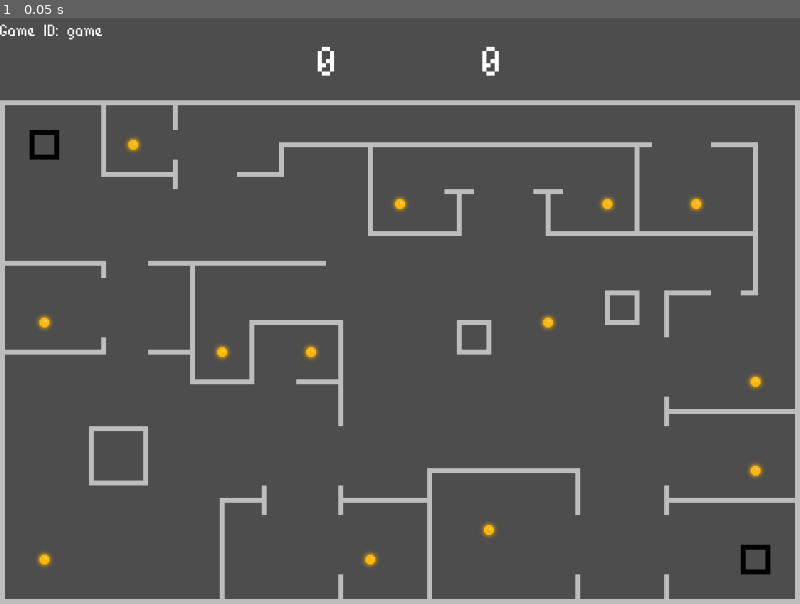
Above: before the commit, frame 1.
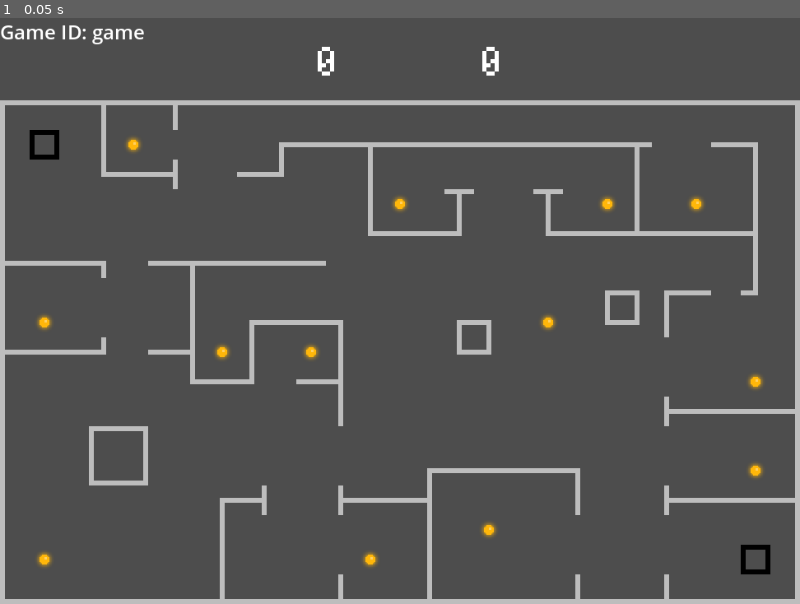
Above: after the commit, the same moment.

Repository: Kowagatte/TDClient
Game: Godot game, scene res://nodes/game.tscn
Same seed, same stepped clock (60 frames per second), same inputs: the game is played once before the commit and once after it. This scene is started directly instead of the project's main scene.
Inputs:
- Up to frame 1 (0.05 s): no input

The runs differ from the first frame. In frame 1, 0.3% of the frame differs, in the area x 0-18%, y 1-5%.

Commit message:
Client waits after game end, returns to create game screen

Diff:
--- a/Client.gd
+++ b/Client.gd
@@ -29,7 +29,7 @@
 	print("Connected to Server!")
 
 func changeScene(current, scenePath):
-	remove_child(current)
+	current.get_parent().remove_child(current)
 	current.call_deferred("free")
 	var next_screen = load(scenePath)
 	add_child(next_screen.instantiate())
--- a/nodes/game.tscn
+++ b/nodes/game.tscn
@@ -1,11 +1,11 @@
-[gd_scene load_steps=7 format=3 uid="uid://bj6frnqjuirf2"]
+[gd_scene load_steps=7 format=3 uid="uid://csetetqd0g6t1"]
 
 [ext_resource type="Script" path="res://scripts/game.gd" id="1_jiiyw"]
 [ext_resource type="Script" path="res://scripts/map.gd" id="2_4wu87"]
 [ext_resource type="PackedScene" uid="uid://dfaqp3y1xtmk7" path="res://nodes/player.tscn" id="3_l832m"]
 [ext_resource type="Script" path="res://scripts/player.gd" id="4_cfh87"]
 [ext_resource type="FontFile" uid="uid://dap64sbpa6nsy" path="res://resources/fonts/BitPotionExt.ttf" id="5_a5ph3"]
-[ext_resource type="Script" path="res://nodes/starting.gd" id="6_4wm12"]
+[ext_resource type="Script" path="res://scripts/starting.gd" id="6_swgfx"]
 
 [node name="game" type="Node2D"]
 script = ExtResource("1_jiiyw")
@@ -58,14 +58,6 @@
 theme_override_font_sizes/font_size = 80
 text = "0"
 
-[node name="gameID" type="Label" parent="scoreboard"]
-layout_mode = 0
-offset_right = 81.0
-offset_bottom = 17.0
-theme_override_fonts/font = ExtResource("5_a5ph3")
-theme_override_font_sizes/font_size = 32
-text = "Game ID: 00000000"
-
 [node name="Control" type="Control" parent="."]
 layout_mode = 3
 anchors_preset = 0
@@ -112,7 +104,7 @@
 10"
 horizontal_alignment = 1
 vertical_alignment = 1
-script = ExtResource("6_4wm12")
+script = ExtResource("6_swgfx")
 
 [node name="Timer" type="Timer" parent="Control/starting"]
 
@@ -134,3 +126,10 @@
 theme_override_fonts/font = ExtResource("5_a5ph3")
 theme_override_font_sizes/font_size = 48
 text = "Game Over"
+
+[node name="gameID" type="Label" parent="Control"]
+layout_mode = 0
+offset_right = 224.0
+offset_bottom = 37.0
+theme_override_font_sizes/font_size = 24
+text = "Game ID: 00000000"
--- a/scripts/game.gd
+++ b/scripts/game.gd
@@ -1,6 +1,8 @@
 extends Node2D
 
 @rpc func ready_up(): pass
+
+var gameOver = false
 
 @rpc("any_peer", "unreliable_ordered")
 func update_pos(player, x, y, rot):
@@ -27,10 +29,18 @@
 		starting.start()
 	elif state == "ended":
 		ended.visible = true
+		executeGameOver()
 	elif state == "started":
 		waiting.visible = false
 		starting.visible = false
 
+func executeGameOver():
+	gameOver = true
+	await get_tree().create_timer(2).timeout
+	get_parent().get_parent().get_parent().get_node("Client").changeScene(self, "res://screens/CreateGameScreen.tscn")
+	#get_parent().remove_child(self)
+	#call_deferred("free")
+
 func _ready():
-	var gameid = get_node("scoreboard/gameID") as Label
+	var gameid = get_node("Control/gameID") as Label
 	gameid.text = "Game ID: " + self.name
--- a/scripts/player.gd
+++ b/scripts/player.gd
@@ -1,6 +1,7 @@
 extends CharacterBody2D
 
 var direction = Vector2(0, 0)
+@onready var game = get_parent().get_parent().get_parent()
 
 func _ready():
 	self.name = String.num_int64(multiplayer.get_unique_id())
@@ -27,6 +28,7 @@
 	else:
 		direction.x = 0
 
-	rpc_id(1, "control_player", direction.x, direction.y)
+	if not game.gameOver:
+		rpc_id(1, "control_player", direction.x, direction.y)
 
 @rpc func control_player(_x, _y): pass
Renamed: nodes/starting.gd -> scripts/starting.gd
